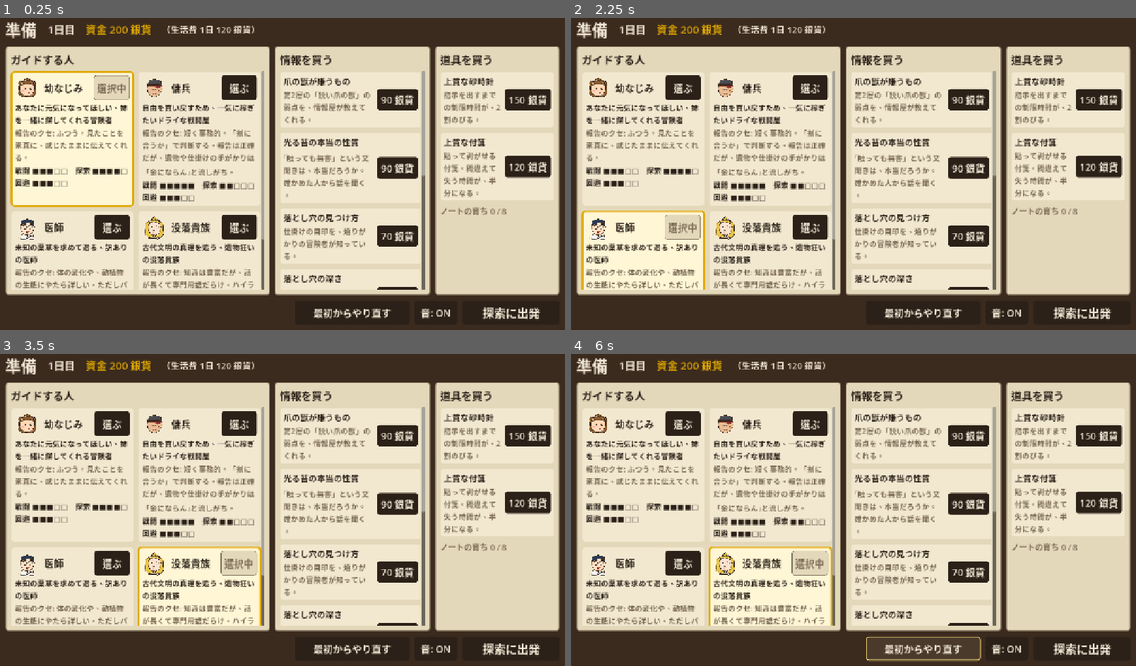
Above: before the commit, frames 1-4 (two rows, left to right).
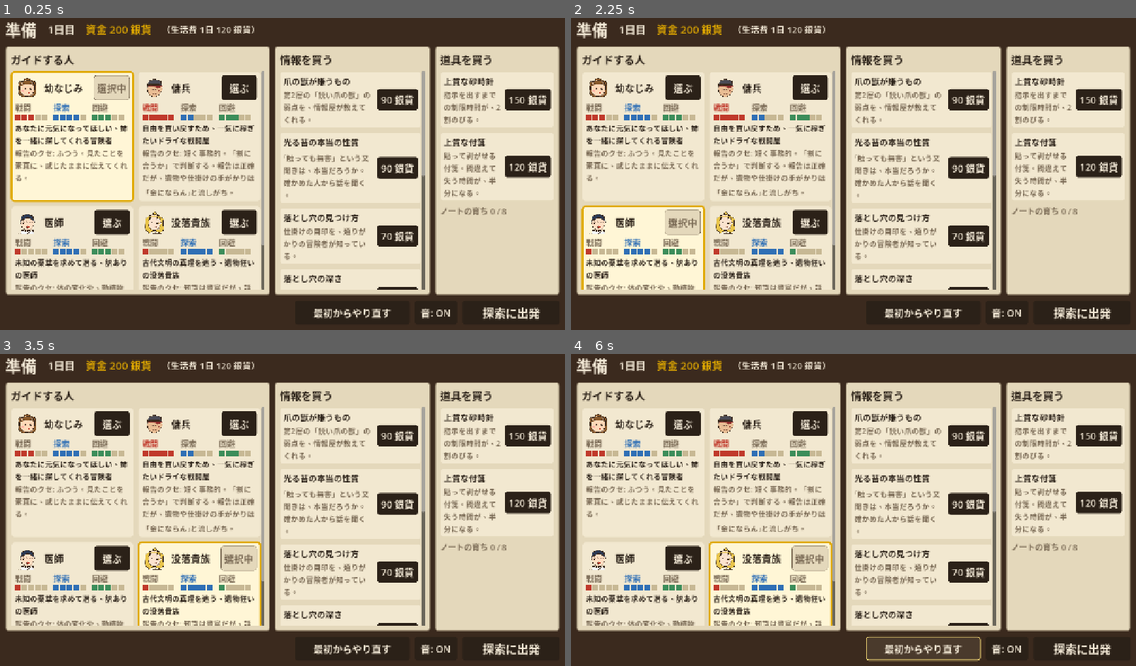
Above: after the commit, the same moments.

Repository: syamisenn99-lab/Game
Game: Godot game, scene res://scenes/prep_screen.tscn
Same seed, same stepped clock (60 frames per second), same inputs: the game is played once before the commit and once after it.
Inputs:
- Up to frame 1 (0.25 s): no input
- Up to frame 2 (2.25 s): click "選ぶ" at 0.5 s; click "選ぶ" at 1.25 s; click "選ぶ" at 2 s
- Up to frame 3 (3.5 s): click "選ぶ" at 2.75 s
- Up to frame 4 (6 s): click "90 銀貨" at 3.5 s; click "90 銀貨" at 4.25 s; click "最初からやり直す" at 5 s; click "本当に消す？ もう一度押すとリセット" at 5.75 s

The runs differ from the first frame. In frame 1, 11% of the frame differs, in the area x 1-47%, y 27-88%; in frame 2, 11%; in frame 3, 11%; in frame 4, 11%.

Commit message:
Show adventurer stats as colored bars on the prep screen
Co-Authored-By: Claude Sonnet 5.5 <noreply@anthropic.com>
Claude-Session: https://claude.ai/code/session_01DXSyhC2LfiPCYbHqKMgMiF

Diff:
--- a/scripts/ui/prep_screen.gd
+++ b/scripts/ui/prep_screen.gd
@@ -5,9 +5,18 @@
 const MATCHING_SCENE := "res://scenes/matching_screen.tscn"
 const STAT_ORDER: Array[StringName] = [&"battle", &"explore", &"evade"]
 const GOLD := Color("e0a800")
+## 能力ごとのバーの色（戦闘＝赤、探索＝青、回避＝緑）
+const STAT_COLORS := {
+	&"battle": Color("c0392b"),
+	&"explore": Color("2f6fb5"),
+	&"evade": Color("3c8d5a"),
+}
+const STAT_MAX := 5
 
 var cards: Dictionary = {}
 var select_buttons: Dictionary = {}
+## 冒険者id -> {能力 -> 塗られたマスの数}（テスト用）
+var stat_values: Dictionary = {}
 ## ShopItem.id -> {"panel": PanelContainer, "button": Button}
 var shop_rows: Dictionary = {}
 var day_label: Label
@@ -187,14 +196,40 @@
 	button.pressed.connect(choose.bind(adventurer.id))
 	head.add_child(button)
 	select_buttons[adventurer.id] = button
+	vbox.add_child(_build_stat_bars(adventurer))
 	vbox.add_child(_small(adventurer.tagline, Palette.INK))
 	vbox.add_child(_small("報告のクセ: " + adventurer.report_style, Palette.INK_FAINT))
-	var stats: Array[String] = []
+	return card
+
+
+## 戦闘・探索・回避の能力を、色分けした5マスのバーで見せる。いちばん高い能力の名前は太字にする
+func _build_stat_bars(adventurer: Adventurer) -> Control:
+	var row := HBoxContainer.new()
+	row.add_theme_constant_override("separation", 14)
+	var best := 0
+	for stat in STAT_ORDER:
+		best = maxi(best, adventurer.stat_for(stat))
+	stat_values[adventurer.id] = {}
 	for stat in STAT_ORDER:
 		var value := adventurer.stat_for(stat)
-		stats.append("%s %s%s" % [Rules.STAT_LABELS[stat], "■".repeat(value), "□".repeat(maxi(0, 5 - value))])
-	vbox.add_child(_small("　".join(stats), Palette.INK))
-	return card
+		stat_values[adventurer.id][stat] = value
+		var cell := VBoxContainer.new()
+		cell.add_theme_constant_override("separation", 2)
+		row.add_child(cell)
+		var name_label := Label.new()
+		name_label.text = Rules.STAT_LABELS[stat]
+		name_label.add_theme_font_size_override("font_size", 18)
+		name_label.add_theme_color_override("font_color", STAT_COLORS[stat] if value == best else Palette.INK_FAINT)
+		cell.add_child(name_label)
+		var bar := HBoxContainer.new()
+		bar.add_theme_constant_override("separation", 2)
+		cell.add_child(bar)
+		for i in STAT_MAX:
+			var segment := ColorRect.new()
+			segment.custom_minimum_size = Vector2(13, 13)
+			segment.color = STAT_COLORS[stat] if i < value else Color(0.78, 0.72, 0.58)
+			bar.add_child(segment)
+	return row
 
 
 func _small(text: String, color: Color) -> Label:
--- a/tests/run_tests.gd
+++ b/tests/run_tests.gd
@@ -384,6 +384,15 @@
 	screen.choose(SampleData.CHILDHOOD)
 	_check(GameSession.adventurer_id == SampleData.CHILDHOOD, "prep: the choice can be changed")
 	_check(screen.day_label.text == "1日目" and screen.funds_label.text.contains("200"), "prep: day and funds are shown (%s / %s)" % [screen.day_label.text, screen.funds_label.text])
+	# 能力のバー: 冒険者ごとに、戦闘・探索・回避の値が、そのまま塗られたマスの数になる
+	for adventurer in SampleData.adventurers():
+		for stat in PrepScreen.STAT_ORDER:
+			_check(screen.stat_values[adventurer.id][stat] == adventurer.stat_for(stat), "prep: %s %s bar matches the stat" % [adventurer.id, stat])
+	var merc_card: PanelContainer = screen.cards[SampleData.MERCENARY]
+	var segments := merc_card.find_children("*", "ColorRect", true, false)
+	_check(segments.size() == 15, "prep: each card draws three bars of five squares (%d)" % segments.size())
+	var filled := segments.filter(func(c: ColorRect) -> bool: return c.color in PrepScreen.STAT_COLORS.values())
+	_check(filled.size() == 5 + 2 + 3, "prep: the mercenary's bars are filled 5 / 2 / 3 (%d)" % filled.size())
 	_check(screen.shop_rows.size() == 10, "prep: eight pieces of information and two items are for sale (%d)" % screen.shop_rows.size())
 	screen.queue_free()
 	await _frames(2)
Not shown, changed: docs/MVP_MATCHING_SCREEN.md
